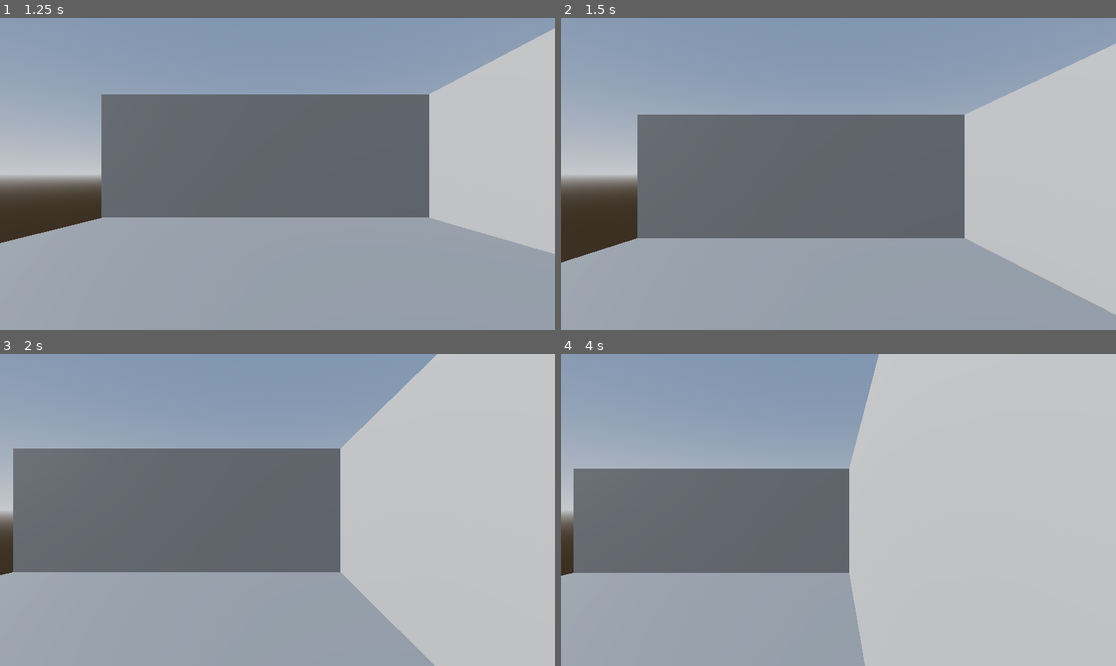
Above: before the commit, frames 1-4 (two rows, left to right).
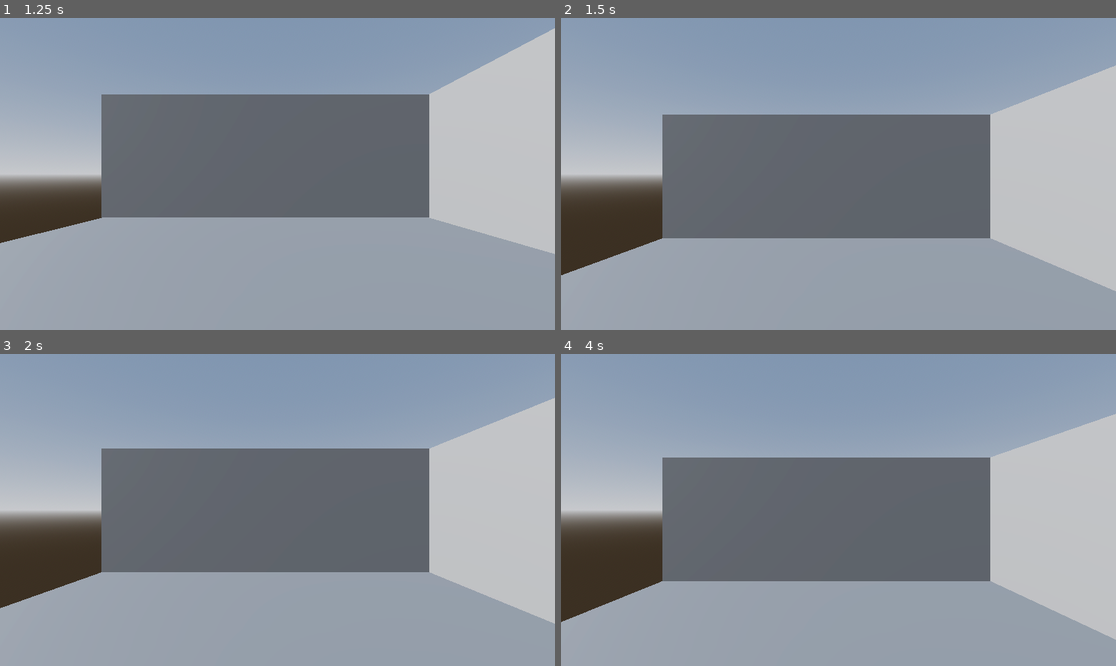
Above: after the commit, the same moments.

Repository: moriartyjk/nova_horizons
Game: Godot game, scene res://scenes/menus/main_menu.tscn
The game is run twice, just before and just after one commit, with the same random seed, the same clock (stepped at 60 frames per second) and the same inputs.
Inputs:
- Up to frame 1 (1.25 s): click "Play" at 0.5 s
- Up to frame 2 (1.5 s): tap Enter (ui_accept) at 1.25 s; hold Right (ui_right) from 1.28 s (still down)
- Up to frame 3 (2 s): keep holding Right (ui_right); tap Enter (ui_accept) at 1.52 s
- Up to frame 4 (4 s): release Right (ui_right) at 2.03 s; hold Down (ui_down) 2.03-2.78 s; tap Enter (ui_accept) at 2.27, 3.5, 3.77 s; hold Right (ui_right) 2.78-3.53 s; hold Up (ui_up) from 3.53 s (still down)

Frame 1 is identical in both runs. In frame 2, 6.9% of the frame differs, in the area x 0-100%, y 8-96%; in frame 3, 28%; in frame 4, 43%, in the area x 0-100%, y 0-100%.

Commit message:
added WASD action keys and updated movement script accordingly

Diff:
--- a/project.godot
+++ b/project.godot
@@ -14,3 +14,26 @@
 run/main_scene="res://scenes/menus/main_menu.tscn"
 config/features=PackedStringArray("4.3", "Forward Plus")
 config/icon="res://icon.svg"
+
+[input]
+
+move_left={
+"deadzone": 0.5,
+"events": [Object(InputEventKey,"resource_local_to_scene":false,"resource_name":"","device":-1,"window_id":0,"alt_pressed":false,"shift_pressed":false,"ctrl_pressed":false,"meta_pressed":false,"pressed":false,"keycode":0,"physical_keycode":65,"key_label":0,"unicode":97,"location":0,"echo":false,"script":null)
+]
+}
+move_right={
+"deadzone": 0.5,
+"events": [Object(InputEventKey,"resource_local_to_scene":false,"resource_name":"","device":-1,"window_id":0,"alt_pressed":false,"shift_pressed":false,"ctrl_pressed":false,"meta_pressed":false,"pressed":false,"keycode":0,"physical_keycode":68,"key_label":0,"unicode":100,"location":0,"echo":false,"script":null)
+]
+}
+move_forward={
+"deadzone": 0.5,
+"events": [Object(InputEventKey,"resource_local_to_scene":false,"resource_name":"","device":-1,"window_id":0,"alt_pressed":false,"shift_pressed":false,"ctrl_pressed":false,"meta_pressed":false,"pressed":false,"keycode":0,"physical_keycode":87,"key_label":0,"unicode":119,"location":0,"echo":false,"script":null)
+]
+}
+move_back={
+"deadzone": 0.5,
+"events": [Object(InputEventKey,"resource_local_to_scene":false,"resource_name":"","device":-1,"window_id":0,"alt_pressed":false,"shift_pressed":false,"ctrl_pressed":false,"meta_pressed":false,"pressed":false,"keycode":0,"physical_keycode":83,"key_label":0,"unicode":115,"location":0,"echo":false,"script":null)
+]
+}
--- a/scripts/player.gd
+++ b/scripts/player.gd
@@ -16,7 +16,7 @@
 
 	# Get the input direction and handle the movement/deceleration.
 	# As good practice, you should replace UI actions with custom gameplay actions.
-	var input_dir := Input.get_vector("ui_left", "ui_right", "ui_up", "ui_down")
+	var input_dir := Input.get_vector("move_left", "move_right", "move_forward", "move_back")
 	var direction := (transform.basis * Vector3(input_dir.x, 0, input_dir.y)).normalized()
 	if direction:
 		velocity.x = direction.x * SPEED
